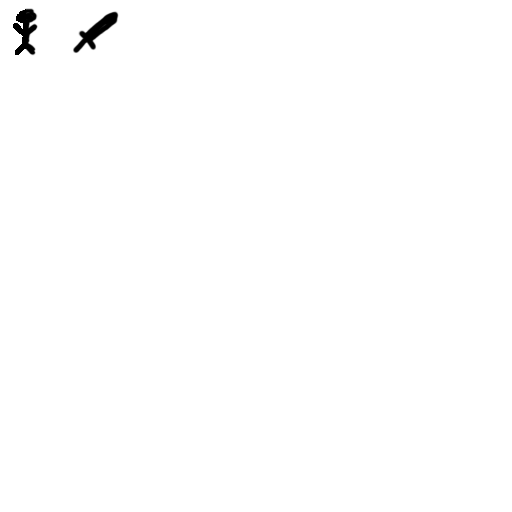
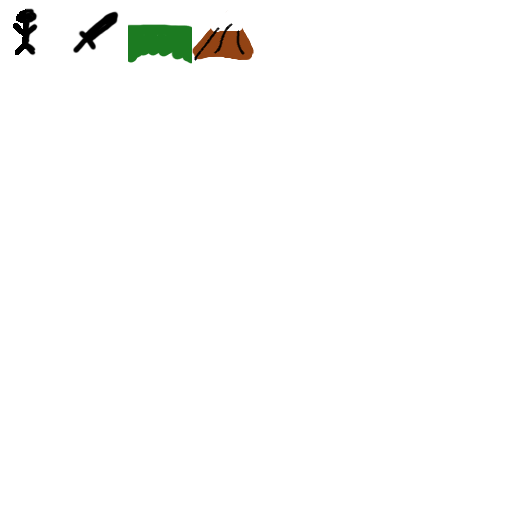
Layered file, before and after one edit (512px x 512px). Changes by layer:
added layer "background" above "platform" over [left=192, top=10, right=254, bottom=61]
added layer "platform" above "sword" over [left=128, top=24, right=192, bottom=64]
